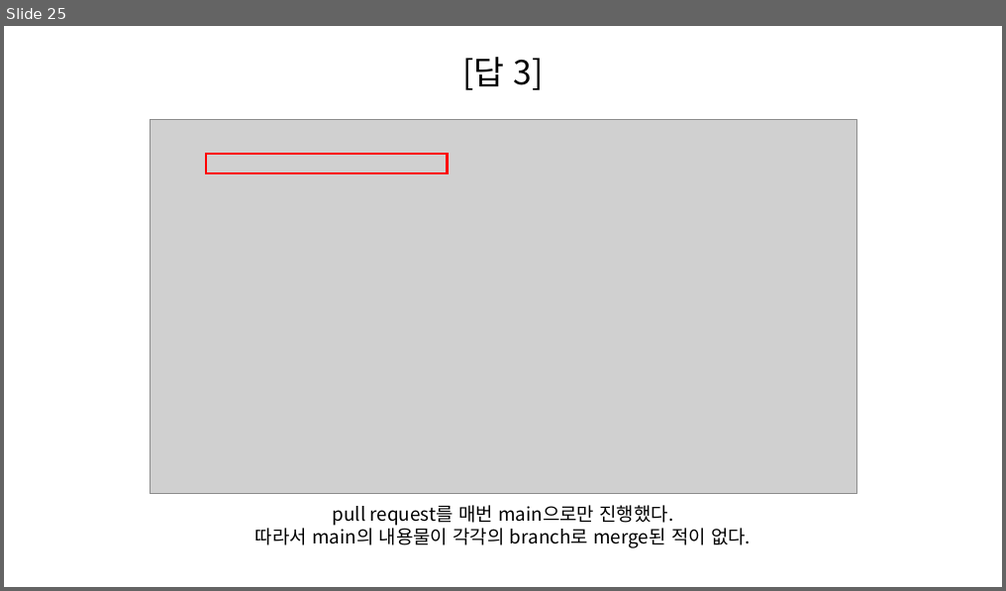
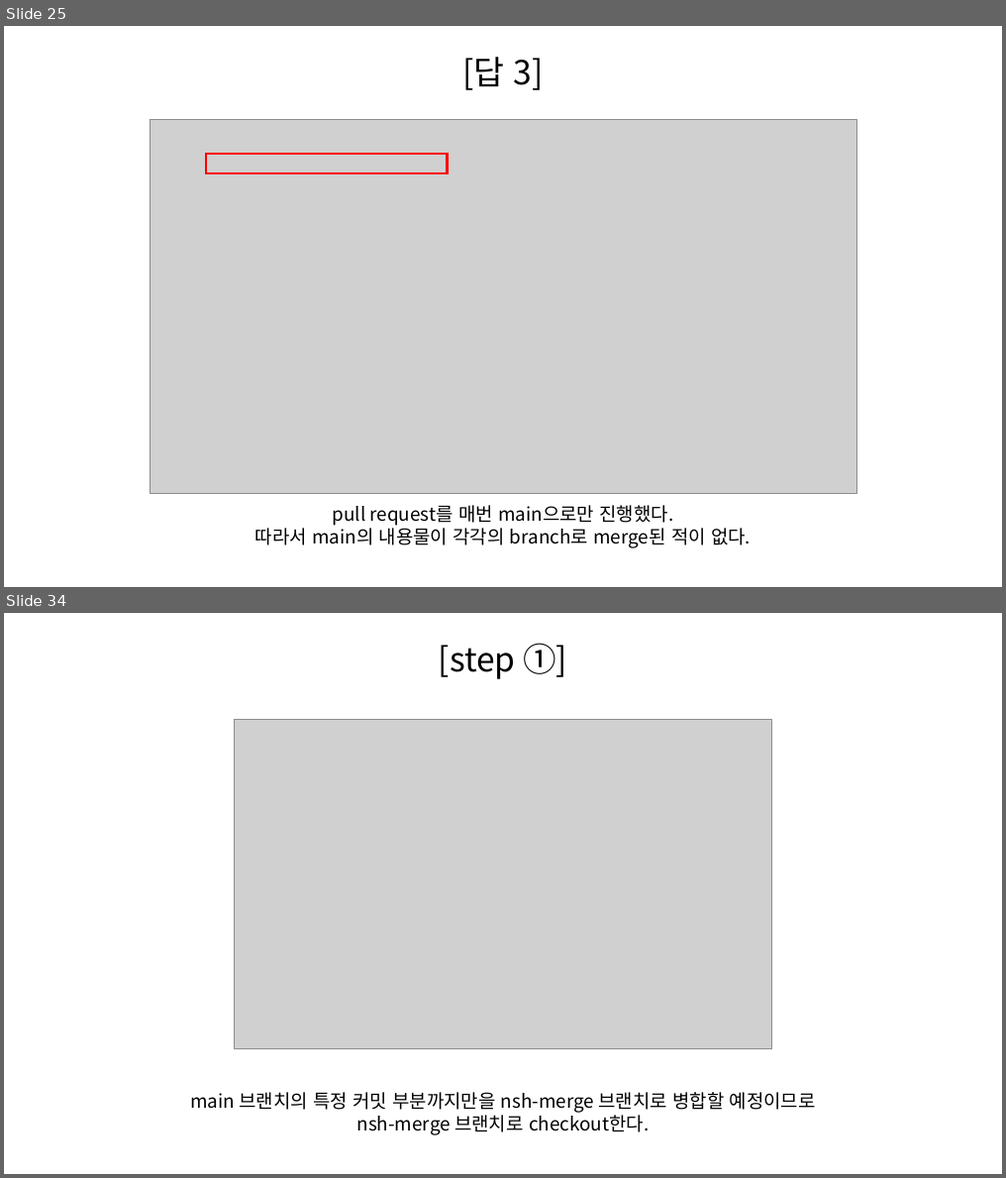
Before and after one commit to SeungHeeNoh/study_well, a slide deck: docs/4. merge.pptx. Shown one above the other, each under a label of ours: slide 25 before the commit, slides 25 and 34 after it; the slides between them are not shown. The pictures are 1006x591 and 1006x1178 pixels, drawn with LibreOffice and Linux fonts; fonts in the diff are those of the drawing; grey boxes stand for pictures. Boxes give left, top, right and bottom in pixels: in the first picture for what was removed or moved away, otherwise in the second. Text is boxed around its words. In the diff, an @@ line names an element or a change of style, - is before the commit and + after.

Commit message:
study 자료 > 참고 문헌 표기 변경 및 sourcetree를 이용한 merge 방법 내용 추가

```diff
--- a/docs/4. merge.pptx
+++ b/docs/4. merge.pptx
@@ slide 34 added at [4,613,1002,1174], background #FFFFFF @@
@@ text added at [439,643,567,679], 32 pt, text #000000 @@
+[step ①]
@@ picture added at [234,719,772,1050] @@
@@ text added at [190,1092,816,1136], 18 pt, text #000000 @@
+main 브랜치의 특정 커밋 부분까지만을 nsh-merge 브랜치로 병합할 예정이므로
+nsh-merge 브랜치로 checkout한다.
```
Also in this commit, not shown: 3 slides changed, 12 other slides added.
